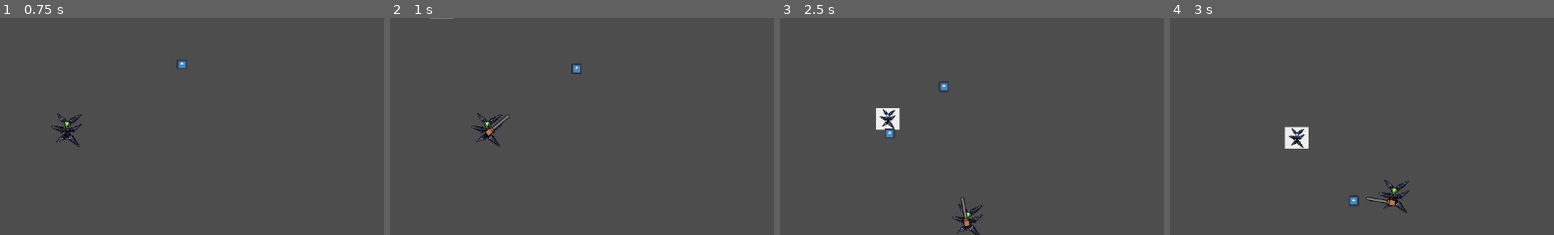
Above: before the commit, frames 1-4 (left to right).
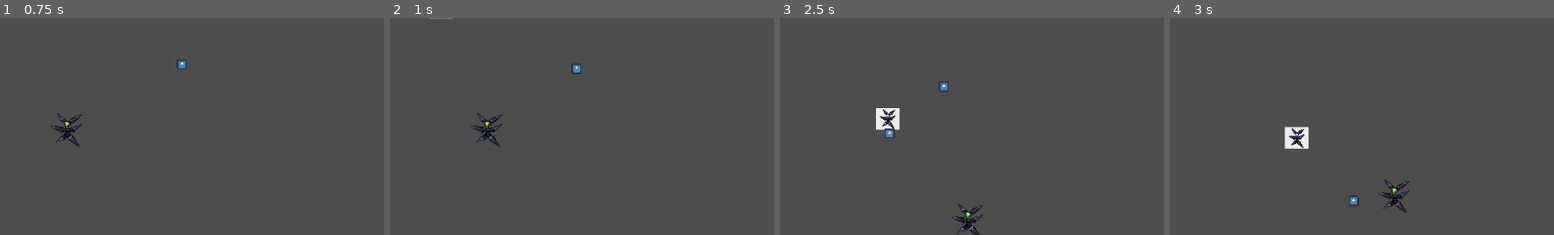
Above: after the commit, the same moments.

Repository: CharlesPatton/BrainlessGamejam
Game: Godot game, scene res://node_2d.tscn
The game is run twice, just before and just after one commit, with the same random seed, the same clock (stepped at 60 frames per second) and the same inputs. The engine's default icon, where the game draws it, is replaced by a stand-in: a white triangle on a blue panel in a dark square.
Inputs (mouse positions are % of the whole screen's width and height, from its top left):
- Up to frame 1 (0.75 s): move the mouse to (72, 45) at 0.52 s; press the mouse at (72, 45) at 0.53 s; hold D (right) from 0.53 s (still down)
- Up to frame 2 (1 s): keep holding D (right); right-click (72, 45) at 0.8 s
- Up to frame 3 (2.5 s): move the mouse to (29, 55) at 1.27 s; release D (right) at 1.28 s; release the mouse at (29, 55) at 1.28 s; hold S (down) 1.28-2.03 s; right-click (29, 55) at 1.35 s; click (29, 55) at 1.55 s; move the mouse to (60, 28) at 2.02 s; press the mouse at (60, 28) at 2.03 s; hold D (right) from 2.03 s (still down); right-click (60, 28) at 2.3 s
- Up to frame 4 (3 s): move the mouse to (45, 70) at 2.77 s; release D (right) at 2.78 s; release the mouse at (45, 70) at 2.78 s; hold W (up) from 2.78 s (still down); right-click (45, 70) at 2.85 s
The pictures show only the part of the screen within x 39-89%, y 43-93%; the shares and areas given below are measured in that part.

Frame 1 is identical in both runs. In frame 2, 0.1% of the frame differs, in the area x 24-32%, y 44-55%; in frame 3, 0.1%, in the area x 46-50%, y 82-97%; in frame 4, 0.1%.

Commit message:
added swing speed variable to player

Diff:
--- a/something-game-jam/character_body_2d.gd
+++ b/something-game-jam/character_body_2d.gd
@@ -8,8 +8,10 @@
 #PLAYER THINGS
 var HEALTH = 20
 var MELEE_DAMAGE = 2
+var SWING_SPEED = 0.1
 var RANGE_DAMAGE = 1
 var SPEED = 3
+
 
 func _process(delta: float) -> void:
 	move_player()
@@ -47,9 +49,9 @@
 		weapon.rotate(weapon.get_angle_to(get_global_mouse_position()) - PI/6)
 
 		var tween = get_tree().create_tween()
-		tween.tween_property(weapon, "rotation", weapon.rotation + (PI/3), 0.5)
+		tween.tween_property(weapon, "rotation", weapon.rotation + (PI/3), SWING_SPEED)
 
-		await get_tree().create_timer(0.5).timeout
+		await get_tree().create_timer(SWING_SPEED).timeout
 		endSwing()
 
 
Not shown: 1 places in something-game-jam/node_2d.tscn that only renumber resources
